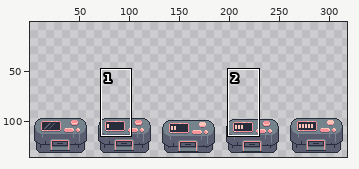
Sprite sheet: Assets/Art/Sprites/Printer/Printer.png. Above, an overview of the earlier version with the close-up marked.
Close-up. Before the edit:
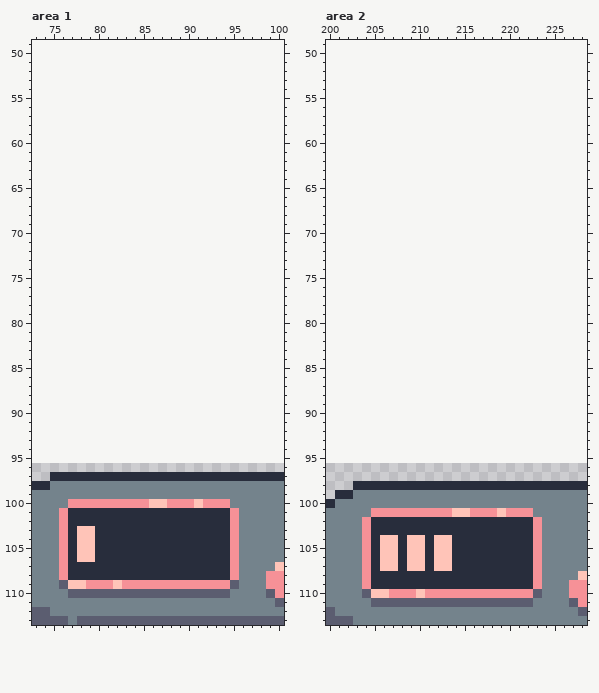
The file is 320x48 pixels. Shown: area 1: x 73..100, y 49..113; area 2: x 200..228, y 49..113. The old version is drawn lined up with the new one, on the new canvas. The wide view leaves out empty margins. The commit also changed other parts of the picture, which this record leaves out.
After:
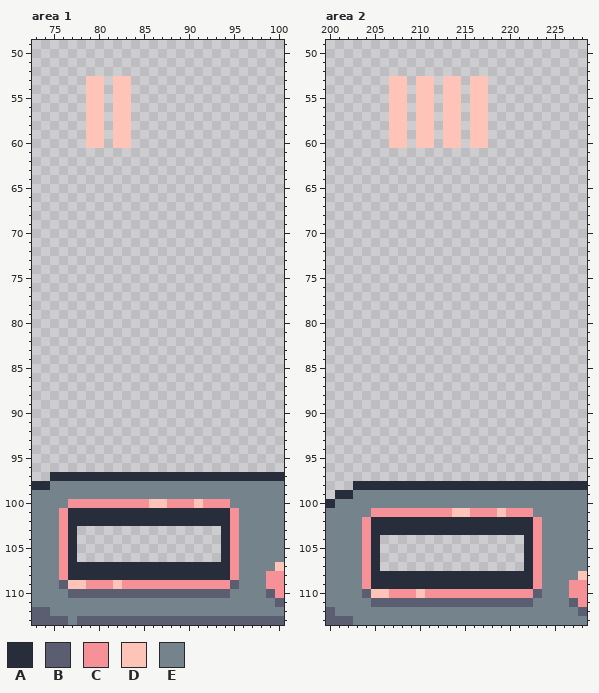
Palette (. is transparent): A #282d3c  B #5b5d70  C #f69197  D #ffc4b8  E #74838c
The exact change:
canvas 320x48 -> 320x144, the old top-left corner now at 0,96
Changed rows in their new state; - is an unchanged pixel.
Area 1:
first column x 79:
 53 DD-DD
 54 DD-DD
 55 DD-DD
 56 DD-DD
 57 DD-DD
 58 DD-DD
 59 DD-DD
 60 DD-DD
first column x 78:
103 ................
104 ................
105 ................
106 ................
Area 2:
first column x 207:
 53 DD-DD-DD-DD
 54 DD-DD-DD-DD
 55 DD-DD-DD-DD
 56 DD-DD-DD-DD
 57 DD-DD-DD-DD
 58 DD-DD-DD-DD
 59 DD-DD-DD-DD
 60 DD-DD-DD-DD
first column x 206:
104 ................
105 ................
106 ................
107 ................
